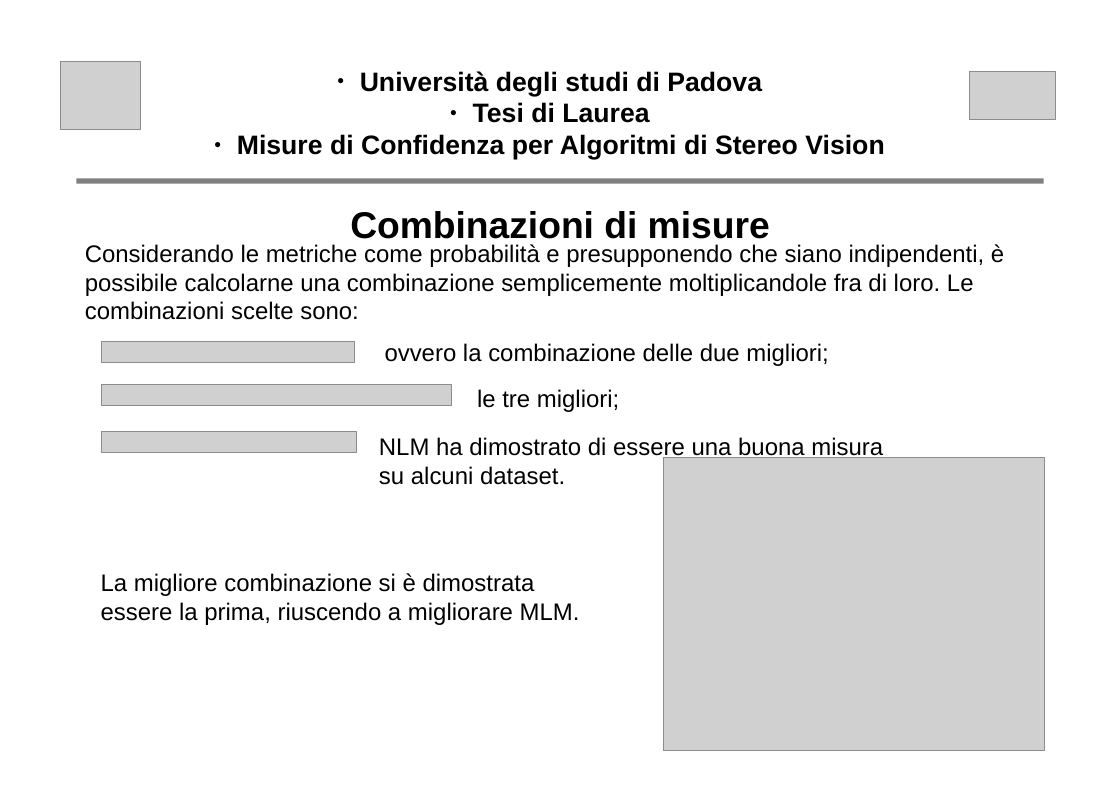
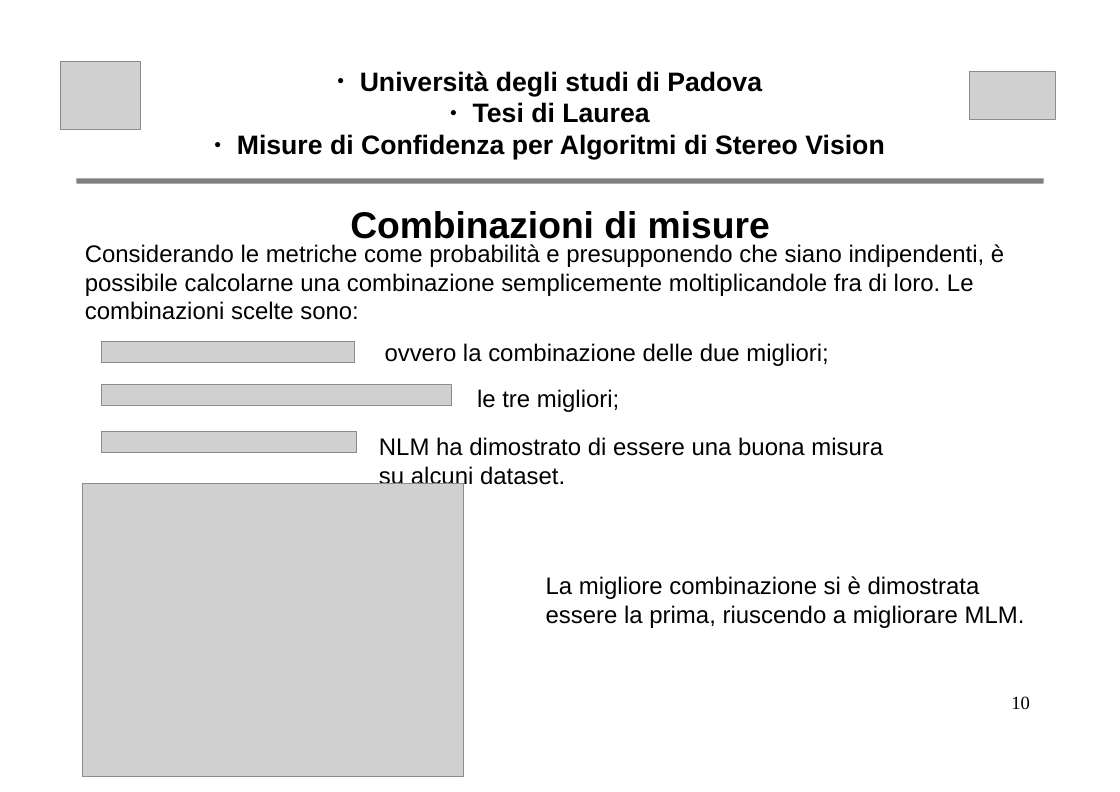
Before and after one commit to nicoladallago/Thesis, a slide deck: slide 10 of altro/presentazione.odp. Drawn at 1120x792 pixels with LibreOffice and Linux fonts; fonts in the diff are those of the drawing; grey boxes stand for pictures. Boxes give left, top, right and bottom in pixels: in the first picture for what was removed or moved away, otherwise in the second. Text is boxed around its words. In the diff, an @@ line names an element or a change of style, - is before the commit and + after.

```diff
--- a/altro/presentazione.odp
+++ b/altro/presentazione.odp
@@ picture: place and size @@
-picture at (664, 457, 1044, 750)
+picture at (83, 484, 464, 777)
@@ text "La migliore combinazione si è ...": place and size @@
-text "La migliore combinazione si è ..." at (101, 573, 580, 625)
+text "La migliore combinazione si è ..." at (546, 576, 1025, 628)
@@ page number added at (1011, 696, 1030, 709), 14 pt, text #000000 @@
+10
```
Also in this commit, not shown: 10 other slides changed, 4 other files.
